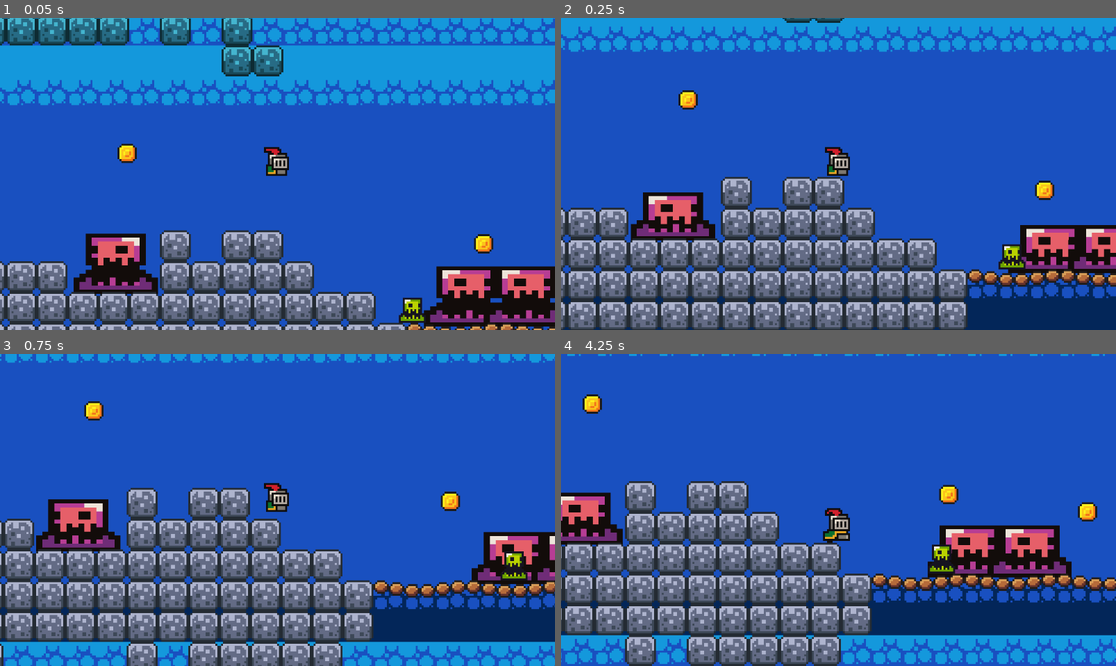
Above: before the commit, frames 1-4 (two rows, left to right).
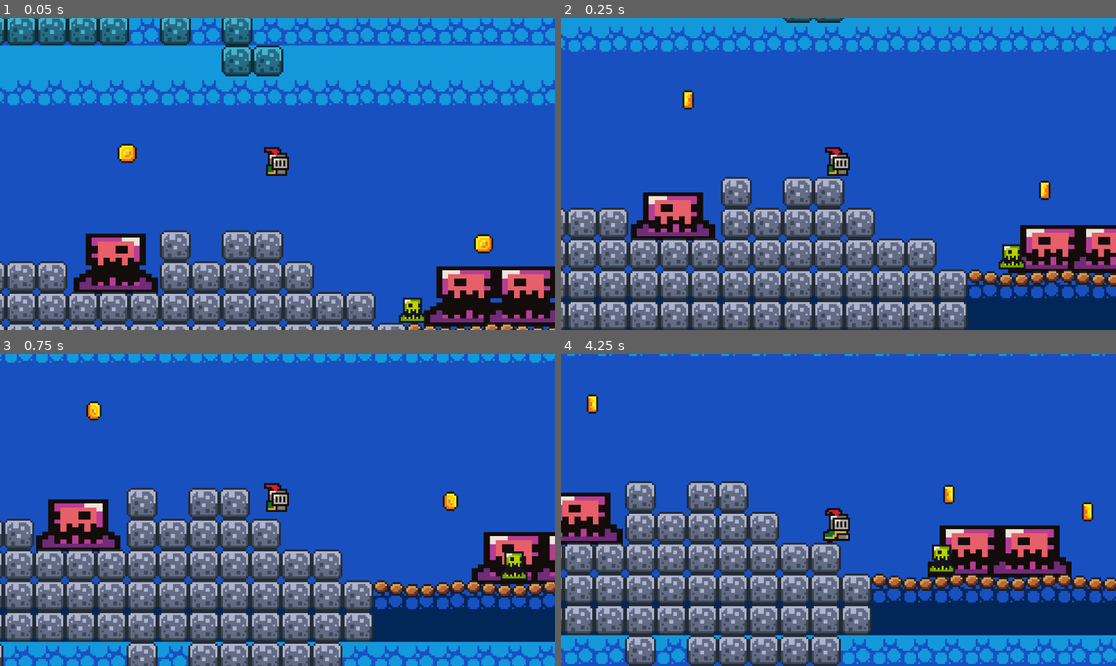
Above: after the commit, the same moments.

Repository: EloiStree/2026_02_20_godot_gaming_nes_300
Game: Godot game, scene res://_/jeu_2d.tscn
The game is run twice, just before and just after one commit, with the same random seed, the same clock (stepped at 60 frames per second) and the same inputs.
Inputs (mouse positions are in pixels of both pictures, inside the frame that each line leads up to):
- Up to frame 1 (0.05 s): no input
- Up to frame 2 (0.25 s): no input
- Up to frame 3 (0.75 s): move the mouse to (399, 494) at 0.52 s; hold D (move_droite) from 0.53 s (still down); click (399, 494) at 0.6 s
- Up to frame 4 (4.25 s): tap W (jump) at 0.77, 1.52, 3.02, 3.77 s; move the mouse to (727, 525) at 1.27 s; click (727, 525) at 1.35 s; move the mouse to (894, 441) at 2.02 s; release D (move_droite) at 2.03 s; click (894, 441) at 2.1 s; move the mouse to (810, 572) at 2.77 s; hold D (move_droite) from 2.78 s (still down); click (810, 572) at 2.85 s; move the mouse to (1005, 556) at 3.52 s; click (1005, 556) at 3.6 s

Frame 1 is identical in both runs. In frame 2, 0.3% of the frame differs, in the area x 21-89%, y 23-59%; in frame 3, 0.3%; in frame 4, 0.5%, in the area x 3-97%, y 12-54%.

Commit message:
Correct and Build

Diff:
--- a/_/pièce.tscn
+++ b/_/pièce.tscn
@@ -104,6 +104,7 @@
 
 [node name="AnimatedSprite2D" type="AnimatedSprite2D" parent="." unique_id=1070108493]
 sprite_frames = SubResource("SpriteFrames_pp6gv")
+autoplay = "default"
 frame_progress = 0.23438029
 
 [node name="CollisionShape2D" type="CollisionShape2D" parent="." unique_id=1249207933]
--- a/node_2d.tscn
+++ b/node_2d.tscn
@@ -41,7 +41,7 @@
 }]
 
 [sub_resource type="RectangleShape2D" id="RectangleShape2D_d21ai"]
-size = Vector2(32, 27)
+size = Vector2(20, 24)
 
 [node name="slime" type="Node2D" unique_id=1792315924]
 script = ExtResource("1_epypp")
@@ -57,7 +57,7 @@
 [node name="kill zone" parent="." unique_id=404920653 instance=ExtResource("2_0e48y")]
 
 [node name="CollisionShape2D" type="CollisionShape2D" parent="kill zone" unique_id=958356170]
-position = Vector2(0, -16.5)
+position = Vector2(0, -15)
 shape = SubResource("RectangleShape2D_d21ai")
 
 [node name="RayCast_droite" type="RayCast2D" parent="." unique_id=1801511533]
--- a/project.godot
+++ b/project.godot
@@ -10,7 +10,7 @@
 
 [application]
 
-config/name="HelloGodot"
+config/name="GS300_NOLANN"
 run/main_scene="uid://bidiwukl2ix00"
 config/features=PackedStringArray("4.6", "Forward Plus")
 config/icon="res://_/icon.svg"
@@ -38,6 +38,7 @@
 , Object(InputEventKey,"resource_local_to_scene":false,"resource_name":"","device":-1,"window_id":0,"alt_pressed":false …(183 unchanged characters)…
 , Object(InputEventJoypadButton,"resource_local_to_scene":false,"resource_name":"","device":-1,"button_index":3,"pressure":0.0,"pressed":true,"script":null)
 , Object(InputEventKey,"resource_local_to_scene":false,"resource_name":"","device":-1,"window_id":0,"alt_pressed":false …(182 unchanged characters)…
+, Object(InputEventKey,"resource_local_to_scene":false,"resource_name":"","device":-1,"window_id":0,"alt_pressed":false,"shift_pressed":false,"ctrl_pressed":false,"meta_pressed":false,"pressed":false,"keycode":0,"physical_keycode":4194320,"key_label":0,"unicode":0,"location":0,"echo":false,"script":null)
 ]
 }
 
Not shown, changed: export_presets.cfg
